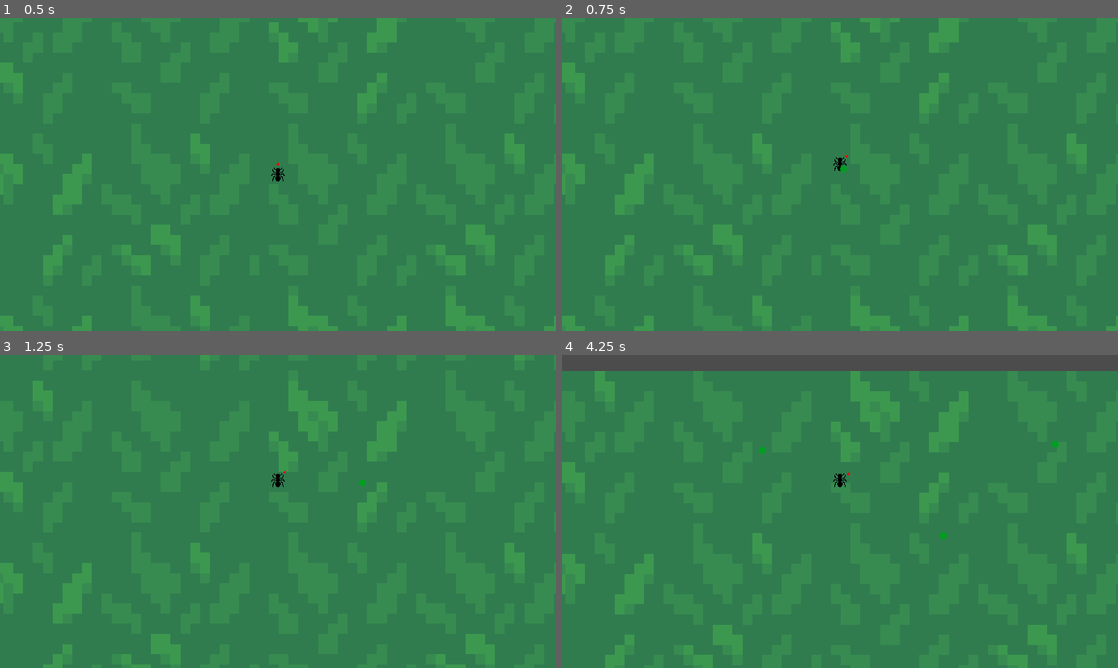
Above: before the commit, frames 1-4 (two rows, left to right).
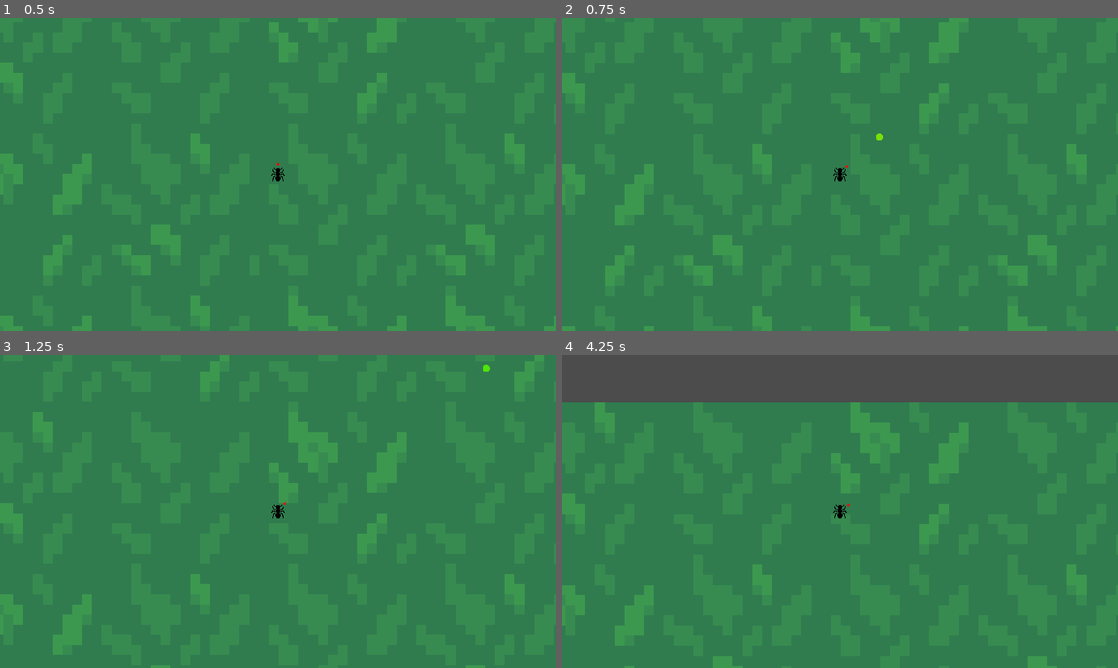
Above: after the commit, the same moments.

Repository: nwallenfang/cordyception
Game: Godot game, scene res://World/World.tscn
Same seed, same stepped clock (60 frames per second), same inputs: the game is played once before the commit and once after it. The engine's default icon, where the game draws it, is replaced by a stand-in: a white triangle on a blue panel in a dark square.
Inputs (mouse positions are in pixels of both pictures, inside the frame that each line leads up to):
- Up to frame 1 (0.5 s): no input
- Up to frame 2 (0.75 s): tap Enter at 0.5 s; move the mouse to (867, 174) at 0.52 s; hold W (move_up) from 0.53 s (still down); click (867, 174) at 0.6 s
- Up to frame 3 (1.25 s): keep holding W (move_up)
- Up to frame 4 (4.25 s): keep holding W (move_up); move the mouse to (812, 511) at 1.27 s; click (812, 511) at 1.35 s; move the mouse to (851, 505) at 2.02 s; click (851, 505) at 2.1 s; move the mouse to (834, 517) at 2.77 s; click (834, 517) at 2.85 s; move the mouse to (878, 514) at 3.52 s; click (878, 514) at 3.6 s

Frame 1 is identical in both runs. In frame 2, 3.9% of the frame differs, in the area x 0-100%, y 0-100%; in frame 3, 8.1%; in frame 4, 18%, in the area x 0-100%, y 5-100%.

Commit message:
use custom kinematicbody for projectile, modulate

Diff:
--- a/Player/TopDownPlayer.tscn
+++ b/Player/TopDownPlayer.tscn
@@ -1,13 +1,14 @@
-[gd_scene load_steps=6 format=2]
+[gd_scene load_steps=7 format=2]
 
 [ext_resource path="res://Player/TopDownPlayer.gd" type="Script" id=1]
 [ext_resource path="res://Player/player_ant_placeholder.png" type="Texture" id=2]
 [ext_resource path="res://Player/aim_marker.png" type="Texture" id=3]
 [ext_resource path="res://icon.png" type="Texture" id=4]
+[ext_resource path="res://Projectiles/PlayerProjectileSpawner.gd" type="Script" id=5]
 
 [sub_resource type="CapsuleShape2D" id=1]
-radius = 7.15208
-height = 13.6958
+radius = 32.0
+height = 16.0
 
 [node name="Player" type="KinematicBody2D"]
 collision_layer = 2
@@ -35,3 +36,8 @@
 [node name="TestCursor" type="Sprite" parent="."]
 visible = false
 texture = ExtResource( 4 )
+
+[node name="ProjectileSpawner" type="Node2D" parent="."]
+script = ExtResource( 5 )
+
+[node name="Timer" type="Timer" parent="ProjectileSpawner"]
--- /dev/null
+++ b/Projectiles/PlayerProjectileSpawner.gd
@@ -0,0 +1,5 @@
+extends Node2D
+
+signal cooldown_not_ready
+
+#func create_
--- a/Projectiles/Projectile.gd
+++ b/Projectiles/Projectile.gd
@@ -1,23 +1,38 @@
-extends SlideMover
+extends KinematicBody2D
 
 
-const COLOR := false  # TODO
-const SIZE := 16  # TODO
+
 const IS_PIERCING := false  # whether or not to be destroyed when hitting something
+export var COLOR := false  # TODO
+export var SIZE := 16  # TODO
+export var SPEED := 20
 
 onready var direction: Vector2 setget set_direction
 onready var damage: int setget set_damage
+onready var velocity := SPEED * direction
+
+
+func _ready():
+	$AnimationPlayer.play("active")
 
 func set_direction(new_dir: Vector2):
 	direction = new_dir
+	velocity = SPEED * direction
 
 func set_damage(new_damage: int):
 	damage = new_damage
 
 func _physics_process(delta: float) -> void:
-	accelerate_and_move(direction, delta)
+	var collision := move_and_collide(velocity)
 
-func _on_Hurtbox_area_entered(area: Area2D) -> void:
+	if collision:
+		if collision.collider is StaticBody2D:
+			# collided with obstacle or level boundary
+			queue_free()
+		# collided with something else
+
+func _on_Hitbox_area_entered(area: Area2D) -> void:
+	print(area)
 	# TODO check if area is a valid hitbox, (maybe it's guaranteed given the collision masks)
 	if not IS_PIERCING:
 		# TODO if there will be many projectiles instantiated at once and there
--- a/Projectiles/Projectile.tscn
+++ b/Projectiles/Projectile.tscn
@@ -1,32 +1,63 @@
-[gd_scene load_steps=5 format=2]
+[gd_scene load_steps=8 format=2]
 
 [ext_resource path="res://Projectiles/Projectile.gd" type="Script" id=1]
-[ext_resource path="res://Collision/Hurtbox.tscn" type="PackedScene" id=2]
+[ext_resource path="res://Collision/Hitbox.tscn" type="PackedScene" id=2]
 [ext_resource path="res://Projectiles/projectile_placeholder.png" type="Texture" id=3]
 
 [sub_resource type="CircleShape2D" id=1]
 radius = 7.99236
 
+[sub_resource type="CircleShape2D" id=2]
+radius = 8.09442
+
+[sub_resource type="Animation" id=3]
+resource_name = "active"
+length = 0.2
+loop = true
+tracks/0/type = "value"
+tracks/0/path = NodePath("Sprite:modulate")
+tracks/0/interp = 1
+tracks/0/loop_wrap = true
+tracks/0/imported = false
+tracks/0/enabled = true
+tracks/0/keys = {
+"times": PoolRealArray( 0, 0.1, 0.2 ),
+"transitions": PoolRealArray( 1, 1, 1 ),
+"update": 0,
+"values": [ Color( 0.14902, 0.898039, 0.0392157, 1 ), Color( 0.647059, 0.866667, 0.0392157, 1 ), Color( 0.14902, 0.898039, 0.0392157, 1 ) ]
+}
+
+[sub_resource type="Animation" id=4]
+resource_name = "obstacle_collision"
+
 [node name="Projectile" type="KinematicBody2D"]
 collision_layer = 64
+collision_mask = 17
 script = ExtResource( 1 )
 __meta__ = {
 "_editor_description_": "Generic Projectile used for both player and enemy projectiles.
 Parameters that should exist:
 Size, sprite, color, speed"
 }
-SPEED = 800
-ACCELERATION = 1600
-FRICTION = 0
-
-[node name="Hurtbox" parent="." instance=ExtResource( 2 )]
-collision_layer = 4
-collision_mask = 16
 
 [node name="Sprite" type="Sprite" parent="."]
+modulate = Color( 0.14902, 0.898039, 0.0392157, 1 )
 texture = ExtResource( 3 )
 
 [node name="CollisionShape2D" type="CollisionShape2D" parent="."]
+visible = false
 shape = SubResource( 1 )
 
-[connection signal="area_entered" from="Hurtbox" to="." method="_on_Hurtbox_area_entered"]
+[node name="Hitbox" parent="." instance=ExtResource( 2 )]
+visible = false
+
+[node name="CollisionShape2D" parent="Hitbox" index="0"]
+shape = SubResource( 2 )
+
+[node name="AnimationPlayer" type="AnimationPlayer" parent="."]
+anims/active = SubResource( 3 )
+anims/obstacle_collision = SubResource( 4 )
+
+[connection signal="area_entered" from="Hitbox" to="." method="_on_Hitbox_area_entered"]
+
+[editable path="Hitbox"]
--- /dev/null
+++ b/Projectiles/ProjectileSpawner.tscn
@@ -0,0 +1,3 @@
+[gd_scene format=2]
+
+[node name="ProjectileSpawner" type="Node2D"]
--- a/World/World.tscn
+++ b/World/World.tscn
@@ -16,7 +16,3 @@
 [node name="Camera2D" type="Camera2D" parent="."]
 position = Vector2( 654.641, 458.096 )
 current = true
-drag_margin_h_enabled = true
-drag_margin_v_enabled = true
-
-[editable path="Level1/Player"]
Binary file changed: Projectiles/projectile_placeholder.png
Not shown, added: changes.txt
